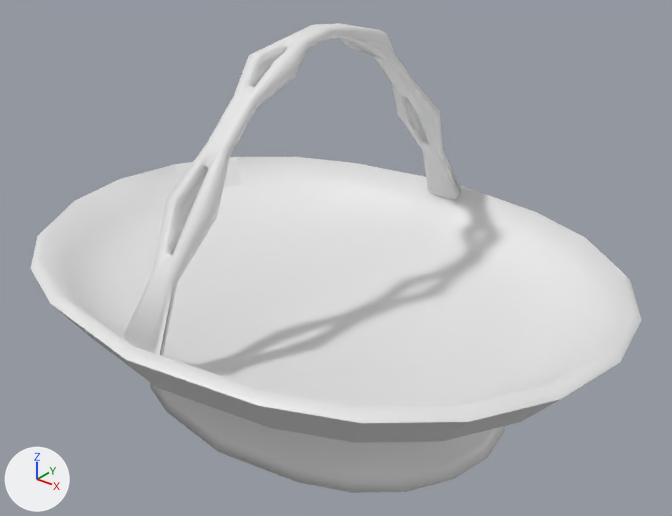
Two versions of the FBX model Assets/_Project/Art/Meshes/SM_Props/SM_Fruit_Basket.fbx, one commit apart.
Both versions are drawn from a 50 mm camera at (1.143, -1.373, 1.179) aimed at (0.049, -0.005, 0.331). The axes (+X, +Y, +Z) are drawn at lower left. The lights are the same throughout. The first picture is the older version. Where no turn or scale is listed for an object, it has been applied to the vertices.

Objects in the first picture: 'SM_Bread_Basket'.
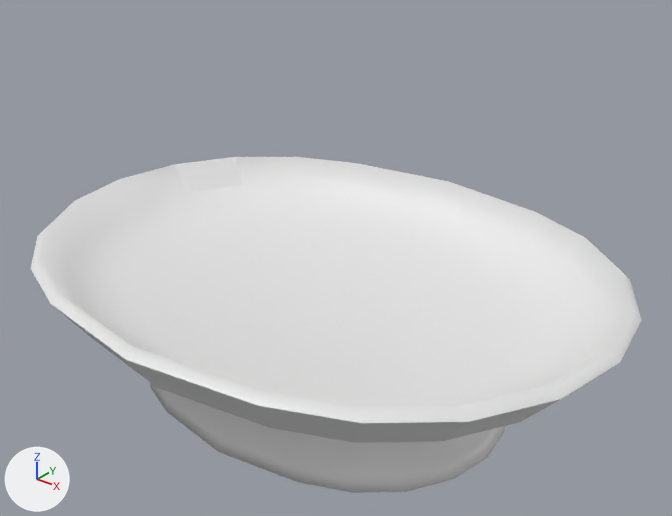
The newer file is also turned or shifted as a whole; pictures and numbers use the older file's frame.

Boxes (x1, y1, x2, y2) around the edits, measured in the pictures (672 x 516 px):
'SM_Bread_Basket', reshaped (28% shorter): before (31, 23, 641, 493); after (31, 157, 641, 493)
part 1 of me_mesh, deleted: before (123, 23, 461, 356)

The edits, one by one:
Material 'openPBR_shader1' (mat_openpbr_shader1) is new.
Its base color is (0.8, 0.8, 0.8) (white #e7e7e7).
me_mesh is used by ob_sm_bread_basket; location (0.0, 0.0, 0.0).
me_mesh had 500 vertices, 1008 faces and spanned x -0.671..0.671, y -0.525..0.525, z 0.0..0.803.
me_mesh now has 264 vertices, 524 faces and spans x -0.671..0.671, y -0.525..0.525, z 0.0..0.338.
me_mesh part 1: the loose piece of 236 vertices spanning x -0.054..0.054, y -0.513..0.511, z 0.298..0.803 is deleted.
me_mesh gains material mat_openpbr_shader1 (white #e7e7e7).
